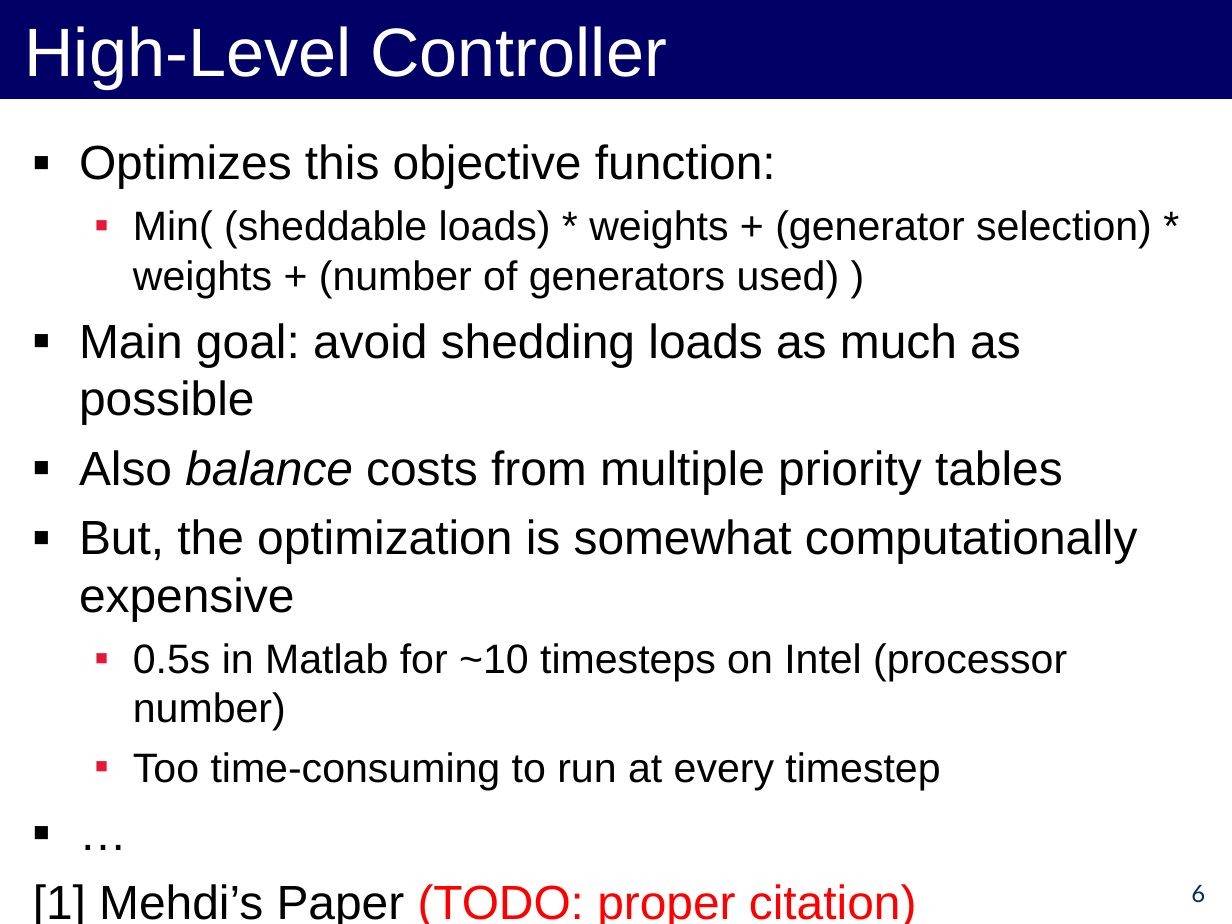
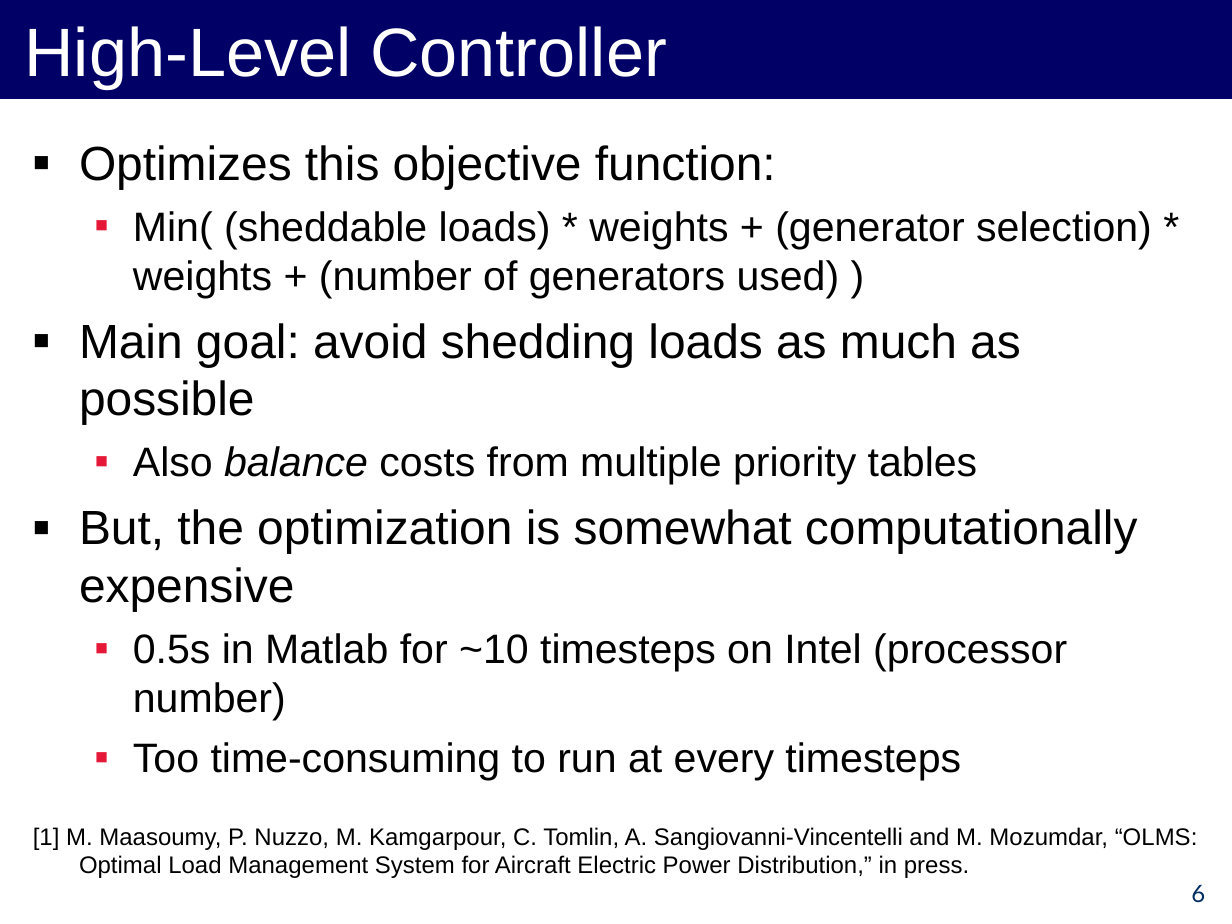
Before and after one commit to forresti/optimal_load_management, a slide deck: slide 6 of project/12-3-12_Presentation.ppt. Drawn at 1232x924 pixels with LibreOffice and Linux fonts; fonts in the diff are those of the drawing. Boxes give left, top, right and bottom in pixels: in the first picture for what was removed or moved away, otherwise in the second. Text is boxed around its words. In the diff, an @@ line names an element or a change of style, - is before the commit and + after.

```diff
--- a/project/12-3-12_Presentation.ppt
+++ b/project/12-3-12_Presentation.ppt
@@ text at [133, 446, 978, 485]: size 28 to 24 pt in "Also balance costs from multiple priority tables"; list level 1 to 2 in "Also balance costs from multiple ..."; bullet colour #000000 to #E51837 @@
@@ text at [33, 742, 1198, 878]: text changed; size 24 to 14 pt @@
-  ▪ Too time-consuming to run at every timestep
-▪ …
-[1] Mehdi’s Paper (TODO: proper citation)
+  ▪ Too time-consuming to run at every timesteps
+[1] M. Maasoumy, P. Nuzzo, M. Kamgarpour, C. Tomlin, A. Sangiovanni-Vincentelli and M. Mozumdar, “OLMS: Optimal Load Management System for Aircraft Electric Power Distribution,” in press.
```
Also in this commit, not shown: 2 other slides changed, 1 slide added.
